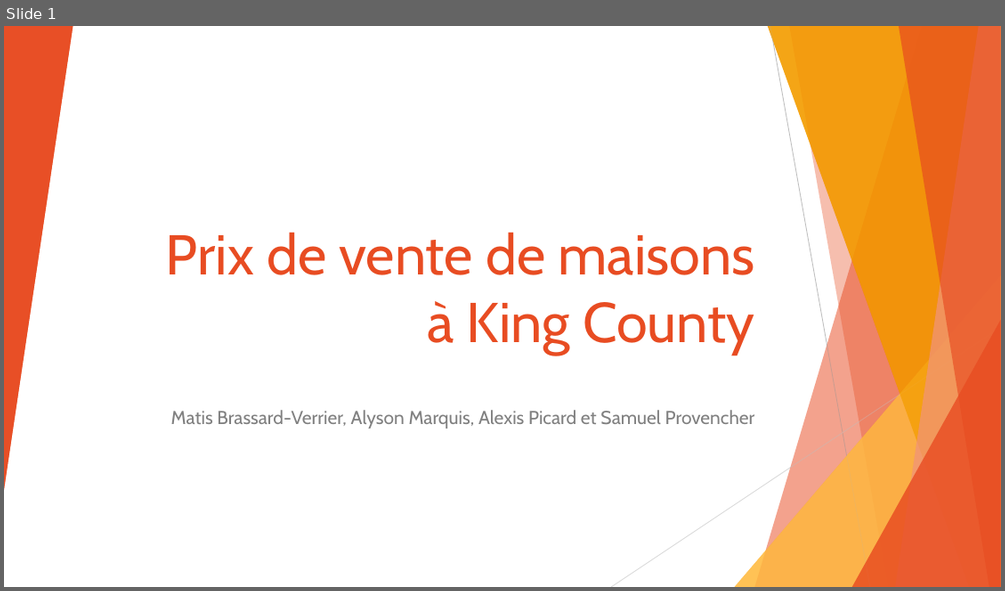
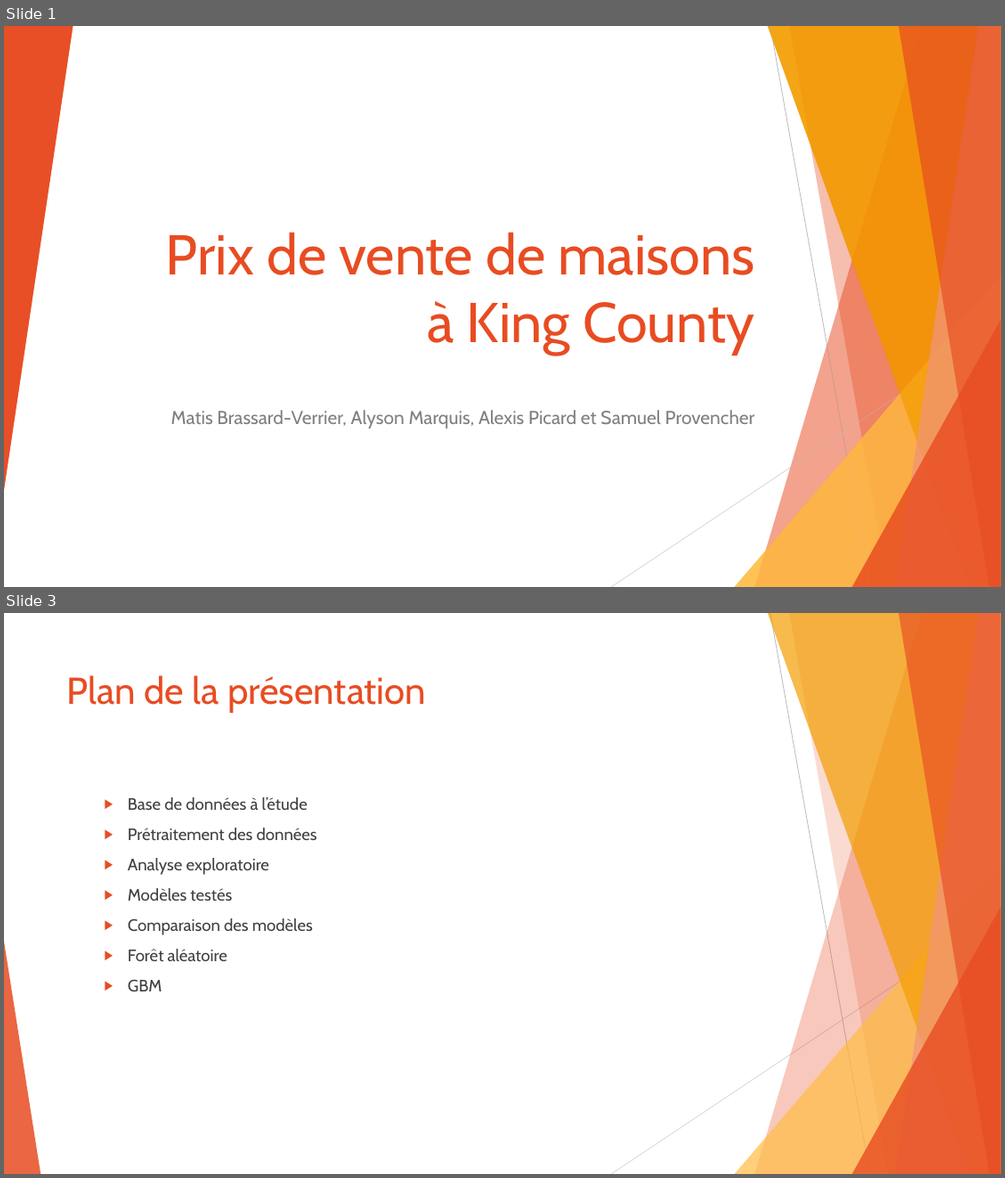
Before and after one commit to SamuelProvencher/TP-Apprentissage, a slide deck: PP.pptx. Shown one above the other, each under a label of ours: slide 1 before the commit, slides 1 and 3 after it; the slides between them are not shown. The pictures are 1005x591 and 1005x1178 pixels, drawn with LibreOffice and Linux fonts; fonts in the diff are those of the drawing. Boxes give left, top, right and bottom in pixels: in the first picture for what was removed or moved away, otherwise in the second. Text is boxed around its words. In the diff, an @@ line names an element or a change of style, - is before the commit and + after.

```diff
--- a/PP.pptx
+++ b/PP.pptx
@@ slide 3 added at (4, 613, 1001, 1174), background #FFFFFF; not listed: 7 template elements that a slide beside it also shows @@
@@ line added from (770, 613) to (870, 1174), #BFBFBF 0.75 pt @@
@@ title added at (67, 675, 426, 713), 36 pt, text #E84C22 @@
+Plan de la présentation
@@ text added at (128, 797, 317, 991), 16 pt, text #404040 @@
+  ▶ Base de données à l’étude
+  ▶ Prétraitement des données
+  ▶ Analyse exploratoire
+  ▶ Modèles testés
+  ▶ Comparaison des modèles
+  ▶ Forêt aléatoire
+  ▶ GBM
@@ line added from (1001, 915) to (611, 1174), #D9D9D9 0.75 pt @@
@@ triangle added at (4, 941, 40, 1174), fill #E84C22 at 85% opacity @@
```
Also in this commit, not shown: 15 other slides added, 4 slides removed, 1 other file.
